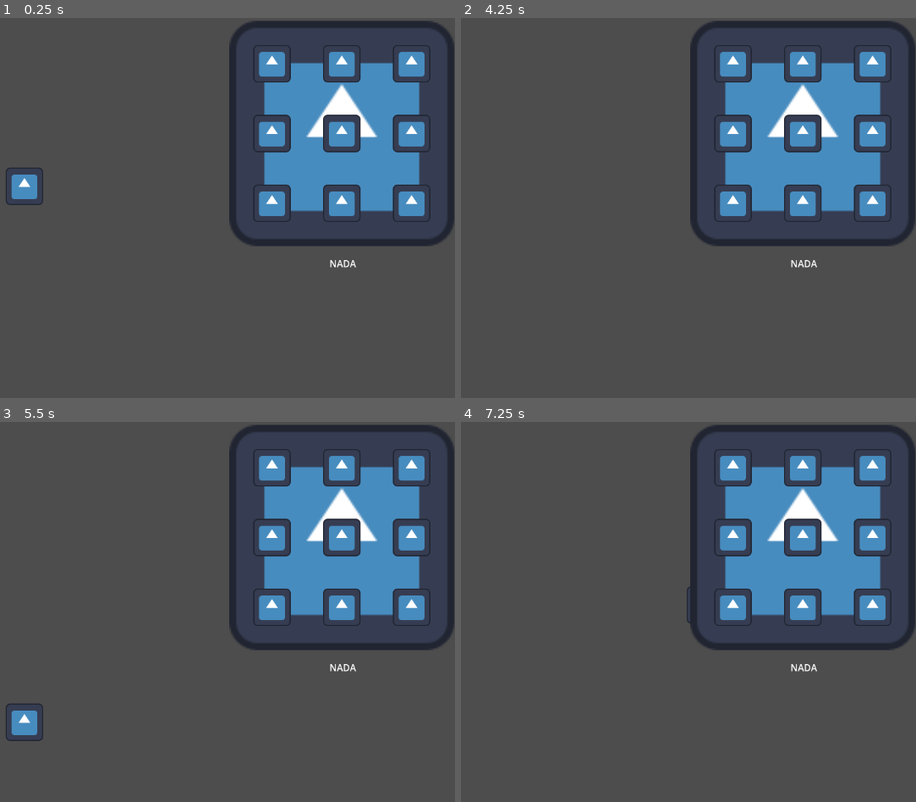
Above: before the commit, frames 1-4 (two rows, left to right).
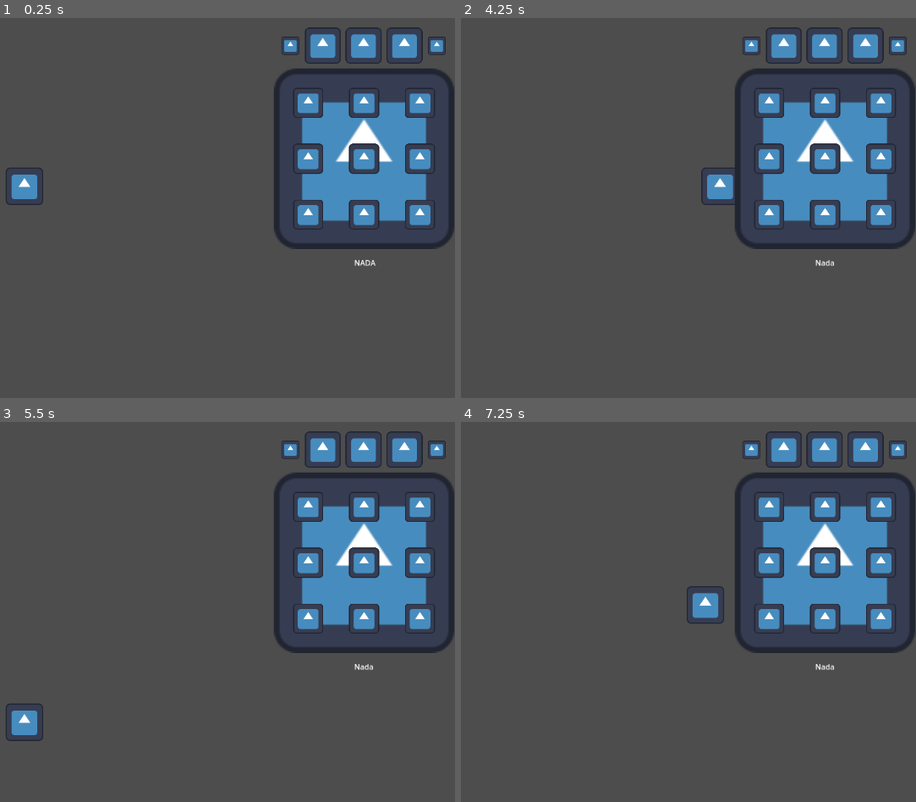
Above: after the commit, the same moments.

Repository: Irozuku/A-Painters-Nightmare-bitCrawlerStudios
Game: Godot game, scene res://scenes/main.tscn
Two runs of this game, one before a commit and one after it. Both use one fixed random seed, a clock stepped at 60 frames per second and the inputs below. The engine's default icon, where the game draws it, is replaced by a stand-in: a white triangle on a blue panel in a dark square.
Inputs (mouse positions are in pixels of both pictures, inside the frame that each line leads up to):
- Up to frame 1 (0.25 s): no input
- Up to frame 2 (4.25 s): tap Enter at 0.5 s; move the mouse to (734, 63) at 0.52 s; press the mouse at (734, 63) at 0.53 s; hold D (right) 0.53-1.28 s; move the mouse to (802, 63) at 1.27 s; release the mouse at (802, 63) at 1.28 s; hold S (down) 1.28-2.03 s; click (802, 63) at 1.35 s; move the mouse to (875, 63) at 2.02 s; press the mouse at (875, 63) at 2.03 s; hold D (right) 2.03-2.78 s; move the mouse to (734, 132) at 2.77 s; release the mouse at (734, 132) at 2.78 s; hold W (up) 2.78-3.53 s; click (734, 132) at 2.85 s; move the mouse to (802, 132) at 3.52 s; press the mouse at (802, 132) at 3.53 s; hold A (left) from 3.53 s (still down)
- Up to frame 3 (5.5 s): move the mouse to (414, 536) at 4.27 s; release the mouse at (414, 536) at 4.28 s; click (414, 536) at 4.35 s; move the mouse to (273, 608) at 5.02 s; release A (left) at 5.03 s; press the mouse at (273, 608) at 5.03 s; hold S (down) from 5.03 s (still down)
- Up to frame 4 (7.25 s): move the mouse to (802, 608) at 5.77 s; release S (down) at 5.78 s; release the mouse at (802, 608) at 5.78 s; hold D (right) 5.78-6.53 s; click (802, 608) at 5.85 s; move the mouse to (875, 608) at 6.52 s; press the mouse at (875, 608) at 6.53 s; hold W (up) from 6.53 s (still down)

The runs differ from the first frame. In frame 1, 15% of the frame differs, in the area x 50-100%, y 0-66%; in frame 2, 15%; in frame 3, 15%; in frame 4, 15%.

Commit message:
Added placeholder paint bar

Diff:
--- a/scenes/grid.gd
+++ b/scenes/grid.gd
@@ -21,7 +21,7 @@
 func _process(delta):
 	if (Input.is_action_just_released("left_click")):
 		if (points == []):
-			text.text = "NADA"
+			text.text = "Nada"
 		elif (points == [1, 5, 9, 6, 3, 7] or points == [7, 5, 3, 6, 9, 1]):
 			text.text = "Poder 1"
 		elif (points == [1, 2, 3, 5, 7, 8, 9] or points == [9, 8, 7, 5, 3, 2, 1]):
--- a/scenes/grid.tscn
+++ b/scenes/grid.tscn
@@ -1,7 +1,8 @@
-[gd_scene load_steps=14 format=3 uid="uid://ipscaqabriwe"]
+[gd_scene load_steps=15 format=3 uid="uid://ipscaqabriwe"]
 
 [ext_resource type="Script" path="res://scenes/grid.gd" id="1_42ppi"]
 [ext_resource type="Texture2D" uid="uid://drp4ge6v2l5uv" path="res://icon.svg" id="1_tntsb"]
+[ext_resource type="PackedScene" uid="uid://chyt1wxxoph5v" path="res://scenes/paint_bar.tscn" id="3_l6slk"]
 [ext_resource type="Script" path="res://scenes/Point1.gd" id="3_uskx1"]
 [ext_resource type="Script" path="res://scenes/Point2.gd" id="4_ltwip"]
 [ext_resource type="Script" path="res://scenes/Point3.gd" id="5_awcnf"]
@@ -31,6 +32,10 @@
 offset_right = 25.0
 offset_bottom = 233.0
 text = "NADA"
+
+[node name="PaintBar" parent="." instance=ExtResource("3_l6slk")]
+position = Vector2(-1, -241)
+scale = Vector2(0.6, 0.6)
 
 [node name="Point1" type="Area2D" parent="."]
 position = Vector2(-119, -119)
--- a/scenes/main.tscn
+++ b/scenes/main.tscn
@@ -9,5 +9,6 @@
 [node name="Player" parent="." instance=ExtResource("1_ei826")]
 position = Vector2(416, 282)
 
-[node name="Area2D" parent="." instance=ExtResource("2_phdx0")]
-position = Vector2(957, 192)
+[node name="Grid" parent="." instance=ExtResource("2_phdx0")]
+position = Vector2(995, 235)
+scale = Vector2(0.8, 0.8)
--- /dev/null
+++ b/scenes/paint_bar.tscn
@@ -0,0 +1,36 @@
+[gd_scene load_steps=2 format=3 uid="uid://chyt1wxxoph5v"]
+
+[ext_resource type="Texture2D" uid="uid://drp4ge6v2l5uv" path="res://icon.svg" id="1_g6ipr"]
+
+[node name="PaintBar" type="Area2D"]
+
+[node name="ArrowQ" type="Area2D" parent="."]
+position = Vector2(-260, 0)
+scale = Vector2(0.5, 0.5)
+
+[node name="Sprite2D" type="Sprite2D" parent="ArrowQ"]
+texture = ExtResource("1_g6ipr")
+
+[node name="RedPaint" type="Area2D" parent="."]
+position = Vector2(-145, 0)
+
+[node name="Sprite2D" type="Sprite2D" parent="RedPaint"]
+texture = ExtResource("1_g6ipr")
+
+[node name="BluePaint" type="Area2D" parent="."]
+
+[node name="Sprite2D" type="Sprite2D" parent="BluePaint"]
+texture = ExtResource("1_g6ipr")
+
+[node name="YellowPaint" type="Area2D" parent="."]
+position = Vector2(145, 0)
+
+[node name="Sprite2D" type="Sprite2D" parent="YellowPaint"]
+texture = ExtResource("1_g6ipr")
+
+[node name="ArrowE" type="Area2D" parent="."]
+position = Vector2(260, 0)
+scale = Vector2(0.5, 0.5)
+
+[node name="Sprite2D" type="Sprite2D" parent="ArrowE"]
+texture = ExtResource("1_g6ipr")
